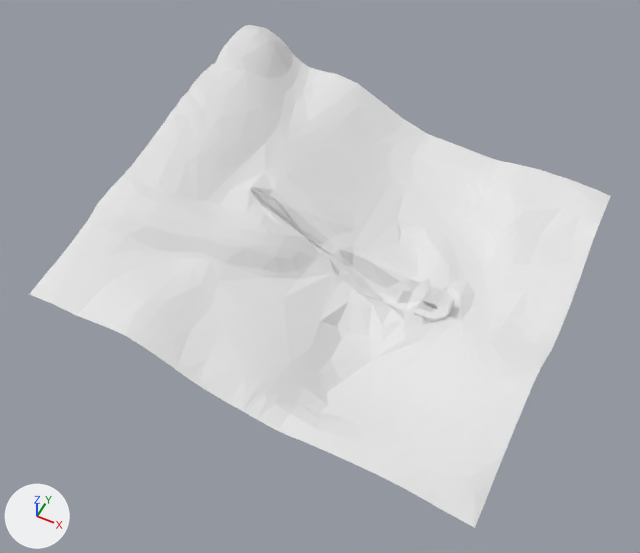
One commit to the OBJ model app/assets/base9.obj: the scene before it, then after it.
Both versions are drawn from a 50 mm camera at (580.0, -1307.0, 1603.0) aimed at (-27.0, -93.0, 86.0). Lighting does not change. The marker at lower left points along +X, +Y and +Z. Where no turn or scale is listed for an object, it has been applied to the vertices. Vertices at the same position are counted once.

Before the edit, the objects in view are built like this:
```python
mat_material_006 = principled_material('Material.006')
mat_material_006.base_color = (0.8, 0.8, 0.8)  # white #e7e7e7
mat_material_006.roughness = 1.0
me_audience_mesh_008 = bpy.data.meshes.new('AUDIENCE_Mesh.008')
me_audience_mesh_008.from_pydata(...)  # 1280 vertices, 2556 faces; spans x 192.0..265.7, y -47.0..47.0, z -0.7..24.5
me_audience_mesh_008.materials.append(mat_material_006)  # white #e7e7e7
me_mountain_mesh_026 = bpy.data.meshes.new('MOUNTAIN_Mesh.026')
me_mountain_mesh_026.from_pydata(...)  # 672 vertices, 1155 faces; spans x -501.0..506.0, y -500.0..500.0, z -24.0..322.0
me_mountain_mesh_026.materials.append(mat_material_001)  # white #e7e7e7
# before: 167 (208.0, 351.0, 55.0) at pixel (481, 198), 449 (163.0, 426.0, 68.0) at pixel (475, 171)
# before: 428 (259.0, -353.0, 60.0) at pixel (388, 416)
# before: 485 (80.0, -411.0, 66.0) at pixel (297, 403)
ob_audience_mesh_008 = bpy.data.objects.new('AUDIENCE_Mesh.008', me_audience_mesh_008)
ob_audience_mesh_008.location = (0.0, 0.0, 0.0)
ob_mountain_mesh_026 = bpy.data.objects.new('MOUNTAIN_Mesh.026', me_mountain_mesh_026)
ob_mountain_mesh_026.location = (0.0, 0.0, 0.0)
```
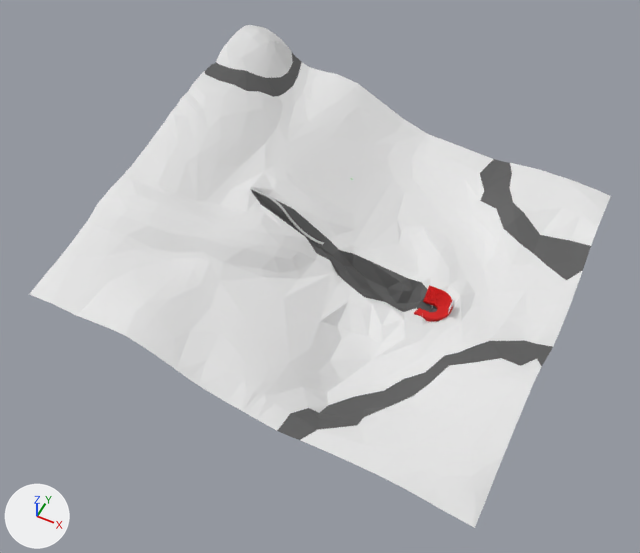
Patch to the scene script:
```diff
--- a/app/assets/base9.obj.py
+++ b/app/assets/base9.obj.py
@@ mat_material_006 @@
 mat_material_006 = principled_material('Material.006')
-mat_material_006.base_color = (0.8, 0.8, 0.8)  # white #e7e7e7
+mat_material_006.base_color = (0.64, 0.000576, 0.0)  # red #d10200
 mat_material_006.roughness = 1.0
@@ mat_snow @@
+mat_snow = principled_material('SNOW')
+mat_snow.base_color = (0.8, 0.8, 0.8)  # white #e7e7e7
+mat_snow.roughness = 0.696
@@ mat_stone @@
+mat_stone = principled_material('STONE')
+mat_stone.base_color = (0.106, 0.106, 0.106)  # dark grey #5c5c5c
+mat_stone.roughness = 0.696
@@ me_mountain_mesh_026 @@
 # used by ob_mountain_mesh_026; location = (0.0, 0.0, 0.0)
 # verts and faces of me_mountain_mesh_026; kept vertices keep their numbers, new ones are numbered from 672
-me_mountain_mesh_026.from_pydata(...)  # 672 vertices, 1155 faces; spans x -501.0..506.0, y -500.0..500.0, z -24.0..322.0
+me_mountain_mesh_026.from_pydata(...)  # 681 vertices, 1173 faces; spans x -501.0..506.0, y -500.0..500.0, z -24.0..322.0
+# me_mountain_mesh_026 part 1
+# 9 faces are deleted
+# 9 vertices are added at x -393.0..-322.0, y 219.0..303.0, z 213.0..269.0
+# 18 new faces join them, mat_snow (white #e7e7e7)
+# 9 new faces join them, mat_stone (dark grey #5c5c5c)
+# me_mountain_mesh_026 part 2
+verts[167] = (208.0, 343.0, 55.0)  # moved, pixel (480, 200)
+verts[449] = (175.0, 426.0, 68.0)  # moved, pixel (479, 173)
+# me_mountain_mesh_026 part 3
+verts[428] = (232.0, -353.0, 60.0)  # moved, pixel (376, 411)
+# me_mountain_mesh_026 part 4
+verts[485] = (105.0, -411.0, 66.0)  # moved, pixel (308, 407)
+# me_mountain_mesh_026 part 5: 233 faces spanning x -500.0..506.0, y -500.0..500.0, z -24.0..304.0 switch from mat_material_001 (white #e7e7e7) to mat_stone (dark grey #5c5c5c)
+me_mountain_mesh_026.materials.append(mat_snow)  # white #e7e7e7
```

Boxes [x1, y1, x2, y2] around the edits, measured in the pictures (640 x 553 px; the box of a moved part takes in the faces that stretch with it):
'AUDIENCE_Mesh.008', recoloured (white to red)
    both: [414, 285, 453, 322]
part 1 of me_mountain_mesh_026, built on
    both: [246, 53, 294, 126]
part 2 of me_mountain_mesh_026, moved or reshaped
    both: [448, 147, 513, 213]
part 3 of me_mountain_mesh_026, moved or reshaped
    both: [358, 405, 421, 433]
part 4 of me_mountain_mesh_026, moved or reshaped
    both: [275, 387, 328, 418]
part 5 of me_mountain_mesh_026, recoloured (white to grey)
    both: [205, 53, 591, 440]
